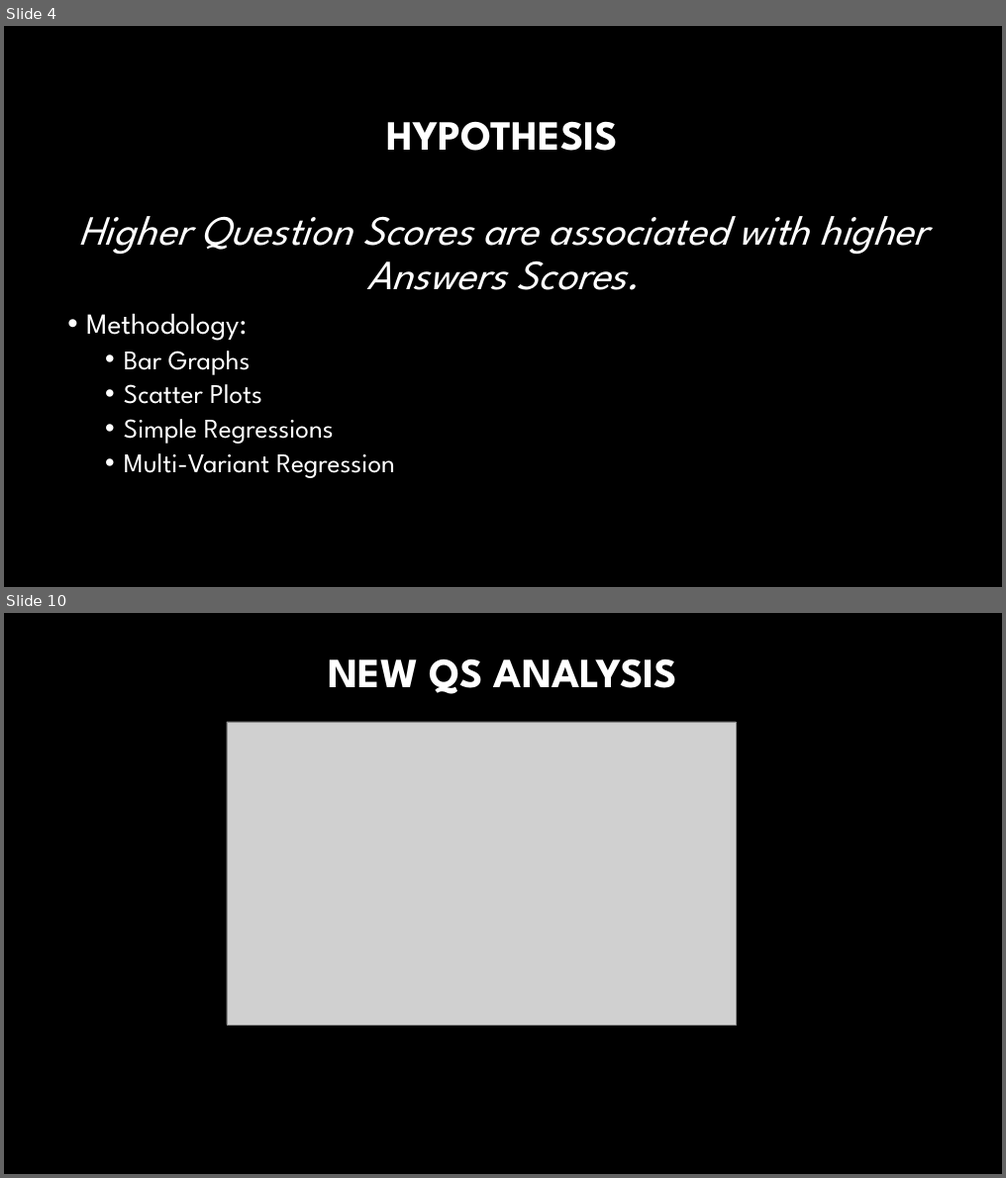
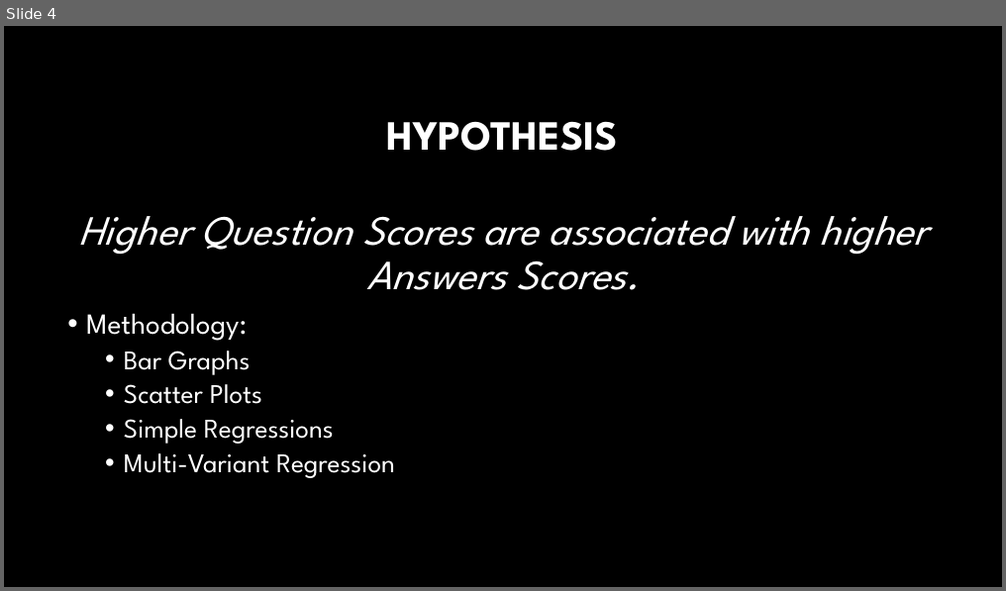
Before and after one commit to fosshie/tnn, a slide deck: PPAnalysis.pptx. Shown one above the other, each under a label of ours: slides 4 and 10 before the commit, slide 4 after it; the slides between them are not shown. The pictures are 1006x1178 and 1006x591 pixels, drawn with LibreOffice and Linux fonts; fonts in the diff are those of the drawing; grey boxes stand for pictures; background and template pictures are left out. Boxes give left, top, right and bottom in pixels: in the first picture for what was removed or moved away, otherwise in the second. Text is boxed around its words. In the diff, an @@ line names an element or a change of style, - is before the commit and + after.

```diff
--- a/PPAnalysis.pptx
+++ b/PPAnalysis.pptx
@@ slide 10 removed at (4,613,1002,1174), background #000000 @@
@@ title removed at (329,659,677,694) @@
-NEW QS ANALYSIS
@@ picture removed at (227,722,737,1025) @@
@@ picture removed at (227,722,737,1026) @@
```
Also in this commit, not shown: 3 slides changed, 5 slides added, 6 other slides removed, 2 other files.
